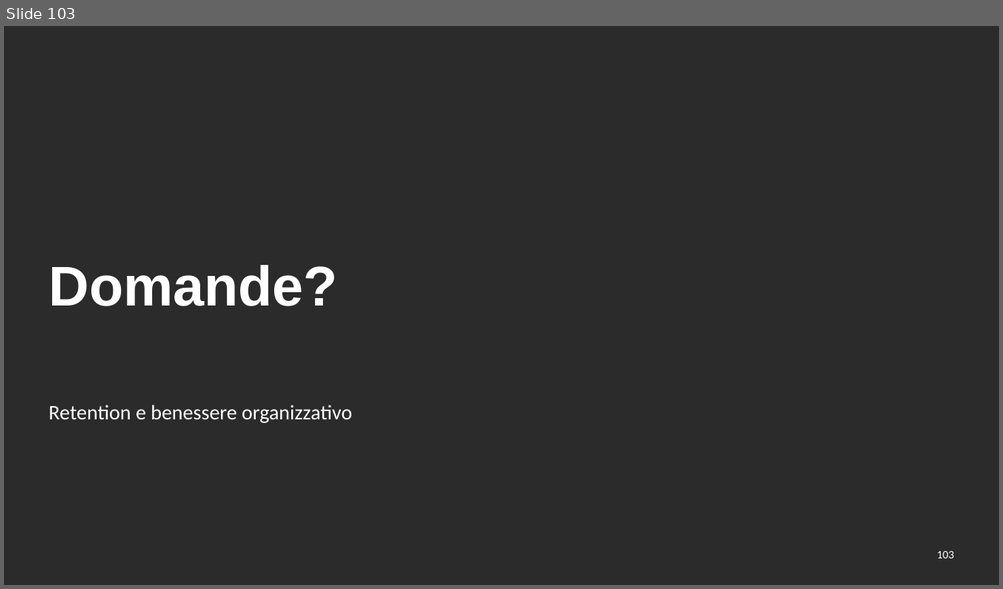
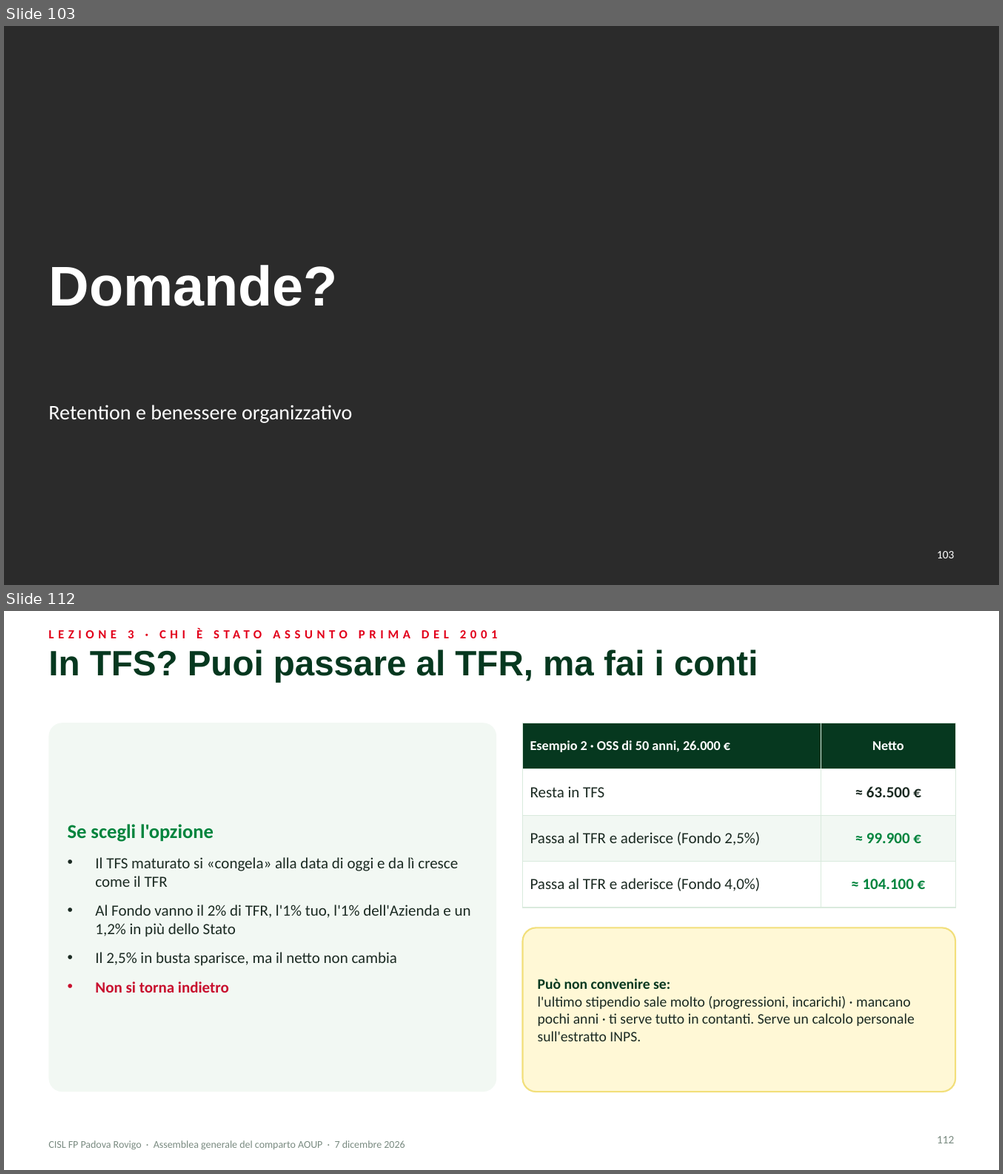
Before and after one commit to aki1806-droid/Prove, a slide deck: produzione/assemblea-2026-12-07/slide/assemblea-2026-12-07.pptx. Shown one above the other, each under a label of ours: slide 103 before the commit, slides 103 and 112 after it; the slides between them are not shown. The pictures are 1003x589 and 1003x1174 pixels, drawn with LibreOffice and Linux fonts; fonts in the diff are those of the drawing; background and template pictures are left out; a plain dark background stands for a picture behind light text. Boxes give left, top, right and bottom in pixels: in the first picture for what was removed or moved away, otherwise in the second. Text is boxed around its words. In the diff, an @@ line names an element or a change of style, - is before the commit and + after.

```diff
--- a/produzione/assemblea-2026-12-07/slide/assemblea-2026-12-07.pptx
+++ b/produzione/assemblea-2026-12-07/slide/assemblea-2026-12-07.pptx
@@ slide 112 added at (4, 611, 999, 1170), background #FFFFFF @@
@@ text added at (128, 628, 262, 638), 12 pt, text #E2001A, bold @@
+LEZIONE 3 · CHI È STATO ASSUNTO PRIMA DEL 2001
@@ title added at (48, 649, 757, 683), 34 pt, text #06381F, bold @@
+In TFS? Puoi passare al TFR, ma fai i conti
@@ rounded rectangle added at (48, 723, 496, 1092), fill #F2F8F3 @@
@@ table added at (523, 723, 956, 894), 4 rows, 2 columns @@
+Esempio 2 · OSS di 50 anni, 26.000 € | Netto
+Resta in TFS | ≈ 63.500 €
+Passa al TFR e aderisce (Fondo 2,5%) | ≈ 99.900 €
+Passa al TFR e aderisce (Fondo 4,0%) | ≈ 104.100 €
@@ text added at (68, 824, 471, 993), 15 pt, text #1B2A22 @@
+Se scegli l'opzione
+• Il TFS maturato si «congela» alla data di oggi e da lì cresce come il TFR
+• Al Fondo vanno il 2% di TFR, l'1% tuo, l'1% dell'Azienda e un 1,2% in più dello Stato
+• Il 2,5% in busta sparisce, ma il netto non cambia
+• Non si torna indietro
@@ rounded rectangle added at (523, 928, 956, 1092), fill #FFF8D6, outline #F2DF7A 1.5 pt @@
@@ text added at (538, 979, 914, 1042), 14 pt, text #1B2A22 @@
+Può non convenire se:
+l'ultimo stipendio sale molto (progressioni, incarichi) · mancano pochi anni · ti serve tutto in contanti. Serve un calcolo personale sull'estratto INPS.
@@ text added at (48, 1141, 404, 1150), 10 pt, text #7A8B81 @@
+CISL FP Padova Rovigo · Assemblea generale del comparto AOUP · 7 dicembre 2026
@@ page number added at (936, 1136, 953, 1144), 11 pt, text #7A8B81 @@
+112
```
Also in this commit, not shown: 19 other slides added, 18 other files.
